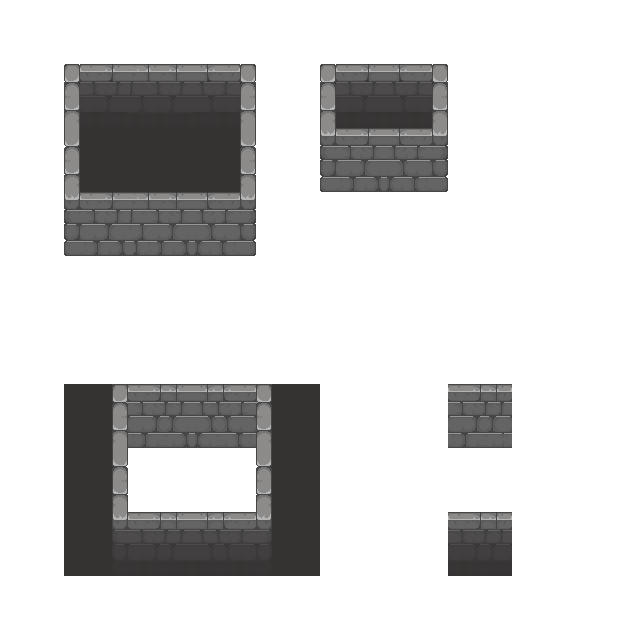
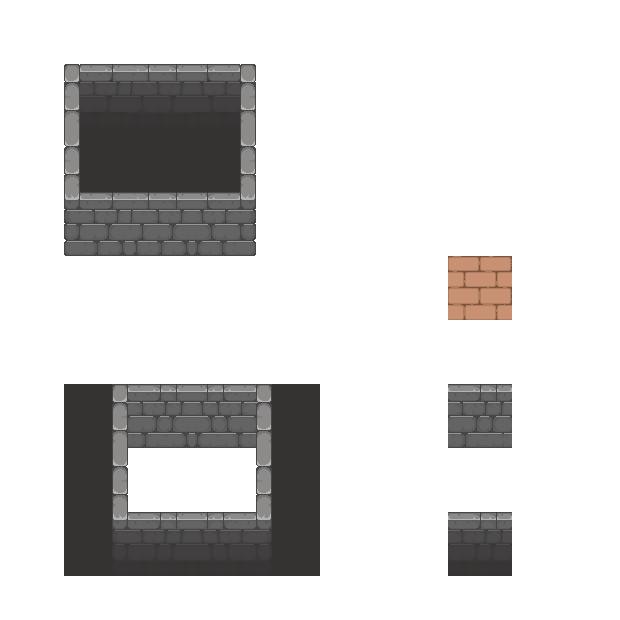
Layered file, before and after one edit (620 x 620). Changes by layer:
hid group "TrialSet1" (4 layers) over (x1=320, y1=64, x2=448, y2=192)
added layer "Path" in group "Main Tiles 2" over (x1=448, y1=256, x2=512, y2=320)
